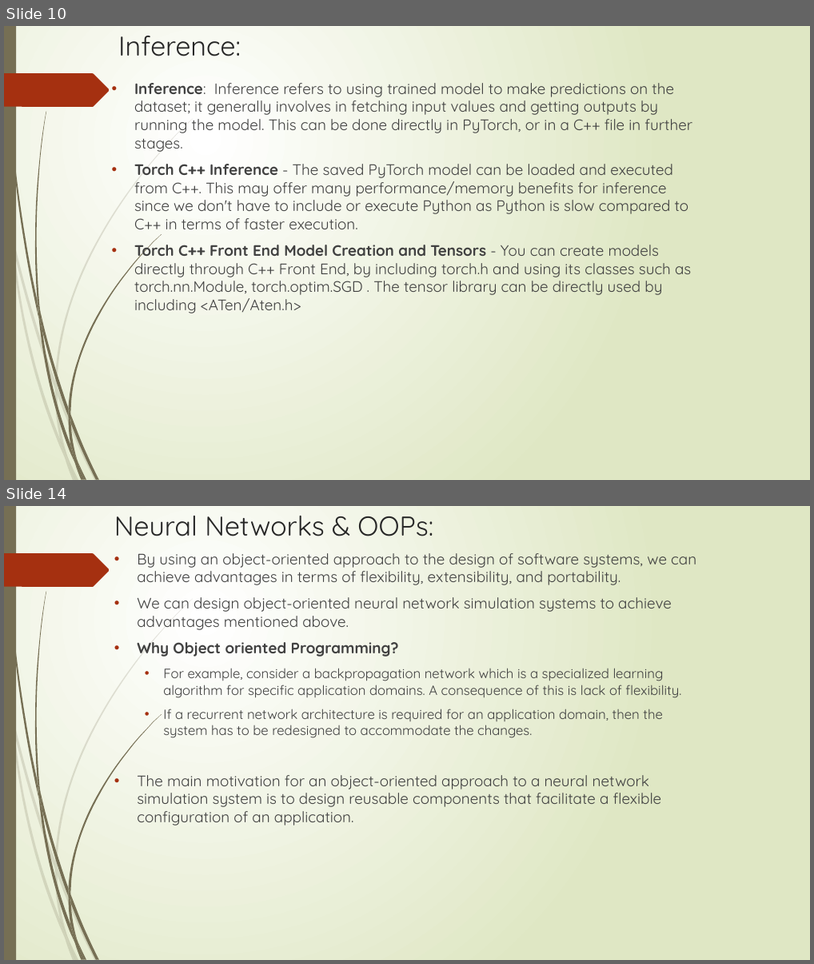
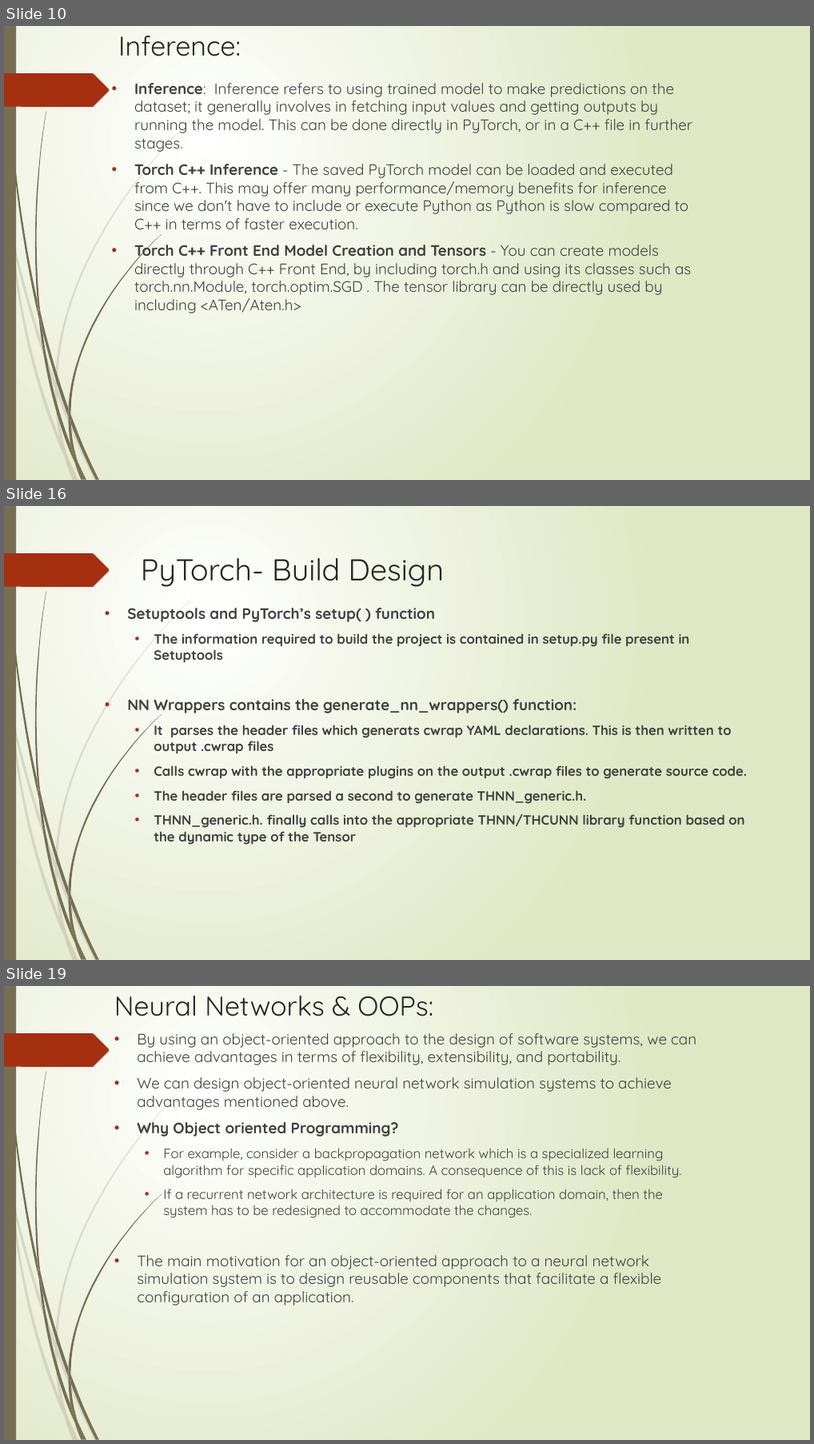
Before and after one commit to DivJAth/OOADPytorch, a slide deck: Grad_Presentation.pptx. Shown one above the other, each under a label of ours: slides 10 and 14 before the commit, slides 10, 16 and 19 after it; the slides between them are not shown. The pictures are 814x964 and 814x1444 pixels, drawn with LibreOffice and Linux fonts; fonts in the diff are those of the drawing. Boxes give left, top, right and bottom in pixels: in the first picture for what was removed or moved away, otherwise in the second. Text is boxed around its words. In the diff, an @@ line names an element or a change of style, - is before the commit and + after.

```diff
--- a/Grad_Presentation.pptx
+++ b/Grad_Presentation.pptx
@@ slide 16 added at (4,506,810,960), background gradient #FFFFFF to #DFE8C4; not listed: 24 template elements that a slide beside it also shows @@
@@ title added at (141,558,445,587), 36 pt, text #262626 @@
+PyTorch- Build Design
@@ text added at (127,608,747,844), 16 pt, text #404040, bold @@
+• Setuptools and PyTorch’s setup( ) function
+  • The information required to build the project is contained in setup.py file present in Setuptools
+• NN Wrappers contains the generate_nn_wrappers() function:
+  • It parses the header files which generats cwrap YAML declarations. This is then written to output .cwrap files
+  • Calls cwrap with the appropriate plugins on the output .cwrap files to generate source code.
+  • The header files are parsed a second to generate THNN_generic.h.
+  • THNN_generic.h. finally calls into the appropriate THNN/THCUNN library function based on the dynamic type of the Tensor
@@ what was slide 14 is now slide 19 @@
```
Also in this commit, not shown: 2 slides changed, 8 other slides added, 2 slides removed, 1 other file.
